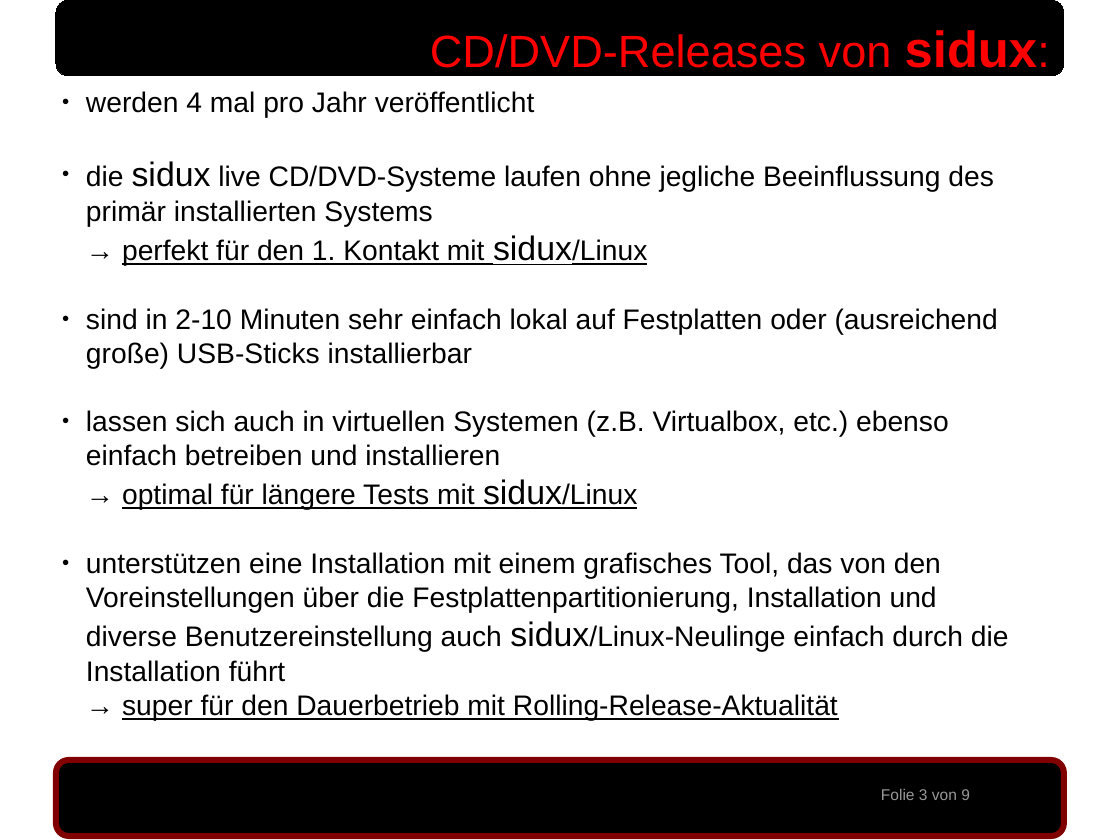
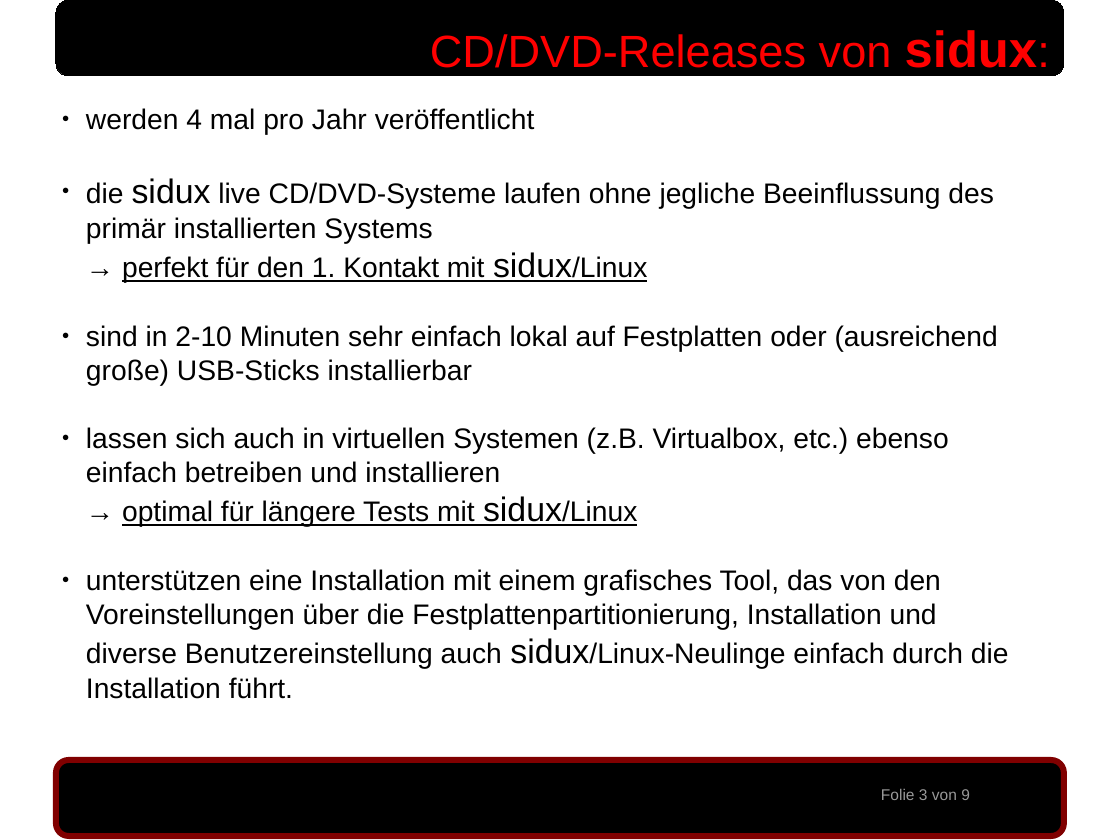
Before and after one commit to sidux-ev/praesentation, a slide deck: slide 3 of bin/sigint2010_koeln.odp. Drawn at 1120x840 pixels with LibreOffice and Linux fonts; fonts in the diff are those of the drawing; background and template pictures are left out. Boxes give left, top, right and bottom in pixels: in the first picture for what was removed or moved away, otherwise in the second. Text is boxed around its words. In the diff, an @@ line names an element or a change of style, - is before the commit and + after.

```diff
--- a/bin/sigint2010_koeln.odp
+++ b/bin/sigint2010_koeln.odp
@@ text at (86,569,1009,699): text changed @@
-  ● unterstützen eine Installation mit einem grafisches Tool, das von den Voreinstellungen über die Festplattenpartitionierung, Installation und diverse Benutzereinstellung auch sidux/Linux-Neulinge einfach durch die Installation führt
-    → super für den Dauerbetrieb mit Rolling-Release-Aktualität
+  ● unterstützen eine Installation mit einem grafisches Tool, das von den Voreinstellungen über die Festplattenpartitionierung, Installation und diverse Benutzereinstellung auch sidux/Linux-Neulinge einfach durch die Installation führt.
```
Also in this commit, not shown: 3 other slides changed, 1 other file.
